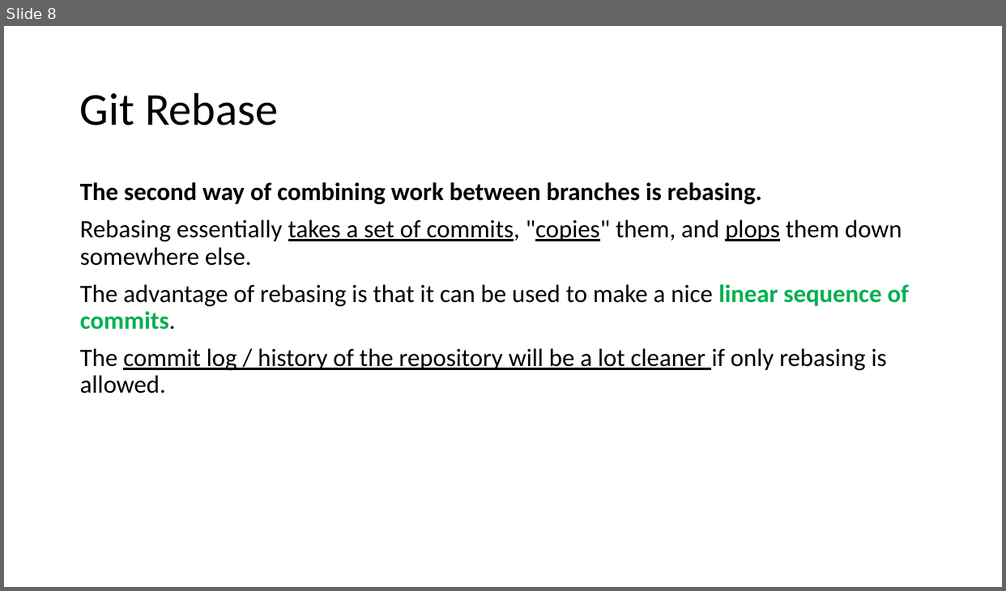
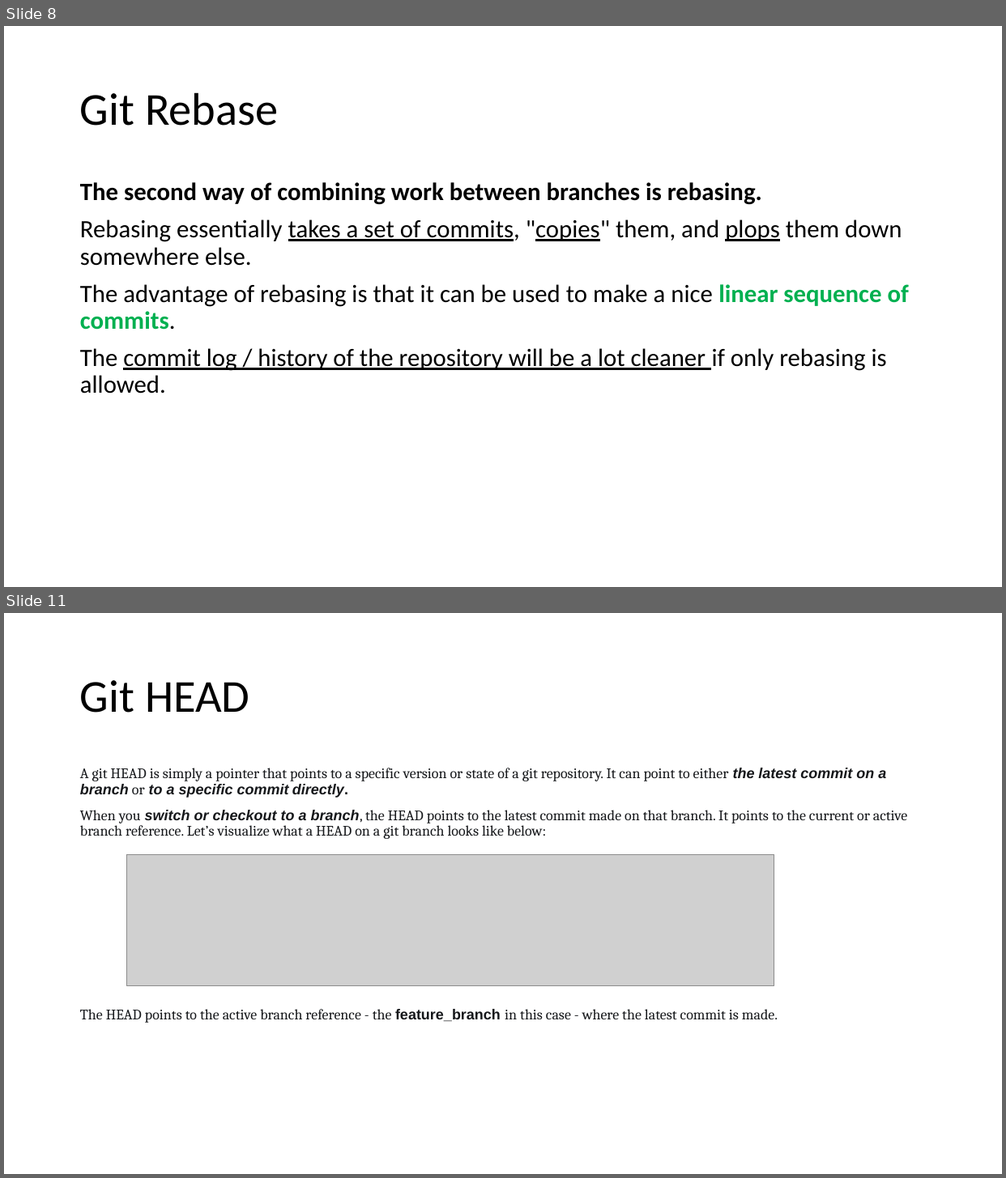
Before and after one commit to fmontazeri/Knowledeg, a slide deck: GitLearning.pptx. Shown one above the other, each under a label of ours: slide 8 before the commit, slides 8 and 11 after it; the slides between them are not shown. The pictures are 1006x591 and 1006x1178 pixels, drawn with LibreOffice and Linux fonts; fonts in the diff are those of the drawing; grey boxes stand for pictures. Boxes give left, top, right and bottom in pixels: in the first picture for what was removed or moved away, otherwise in the second. Text is boxed around its words. In the diff, an @@ line names an element or a change of style, - is before the commit and + after.

Commit message:
GitLearning - rebase - git head - detached head state

```diff
--- a/GitLearning.pptx
+++ b/GitLearning.pptx
@@ slide 11 added at bbox=[4, 613, 1002, 1174], background #FFFFFF @@
@@ title added at bbox=[80, 680, 250, 713], 44 pt, text #000000 @@
+Git HEAD
@@ text added at bbox=[80, 768, 908, 1023], 14 pt, text #15171A @@
+A git HEAD is simply a pointer that points to a specific version or state of a git repository. It can point to either the latest commit on a branch or to a specific commit directly.
+When you switch or checkout to a branch, the HEAD points to the latest commit made on that branch. It points to the current or active branch reference. Let’s visualize what a HEAD on a git branch looks like below:
+The HEAD points to the active branch reference - the feature_branch in this case - where the latest commit is made.
@@ picture added at bbox=[127, 855, 774, 986] @@
```
Also in this commit, not shown: 5 slides changed, 3 other slides added, 2 slides removed.
